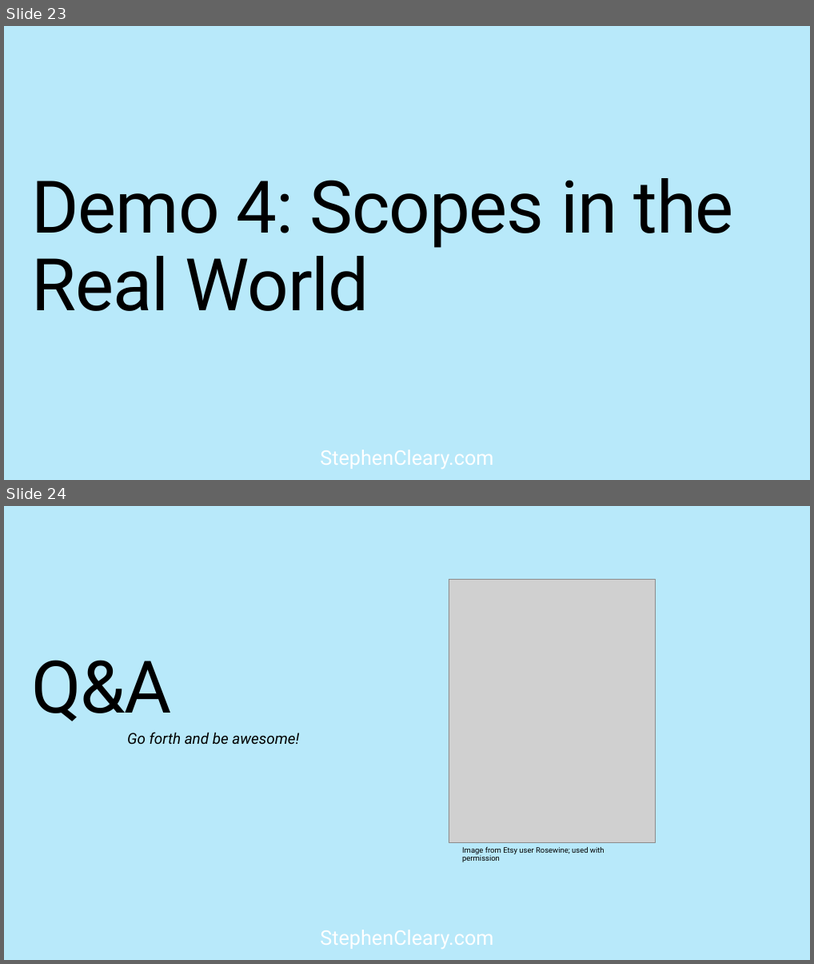
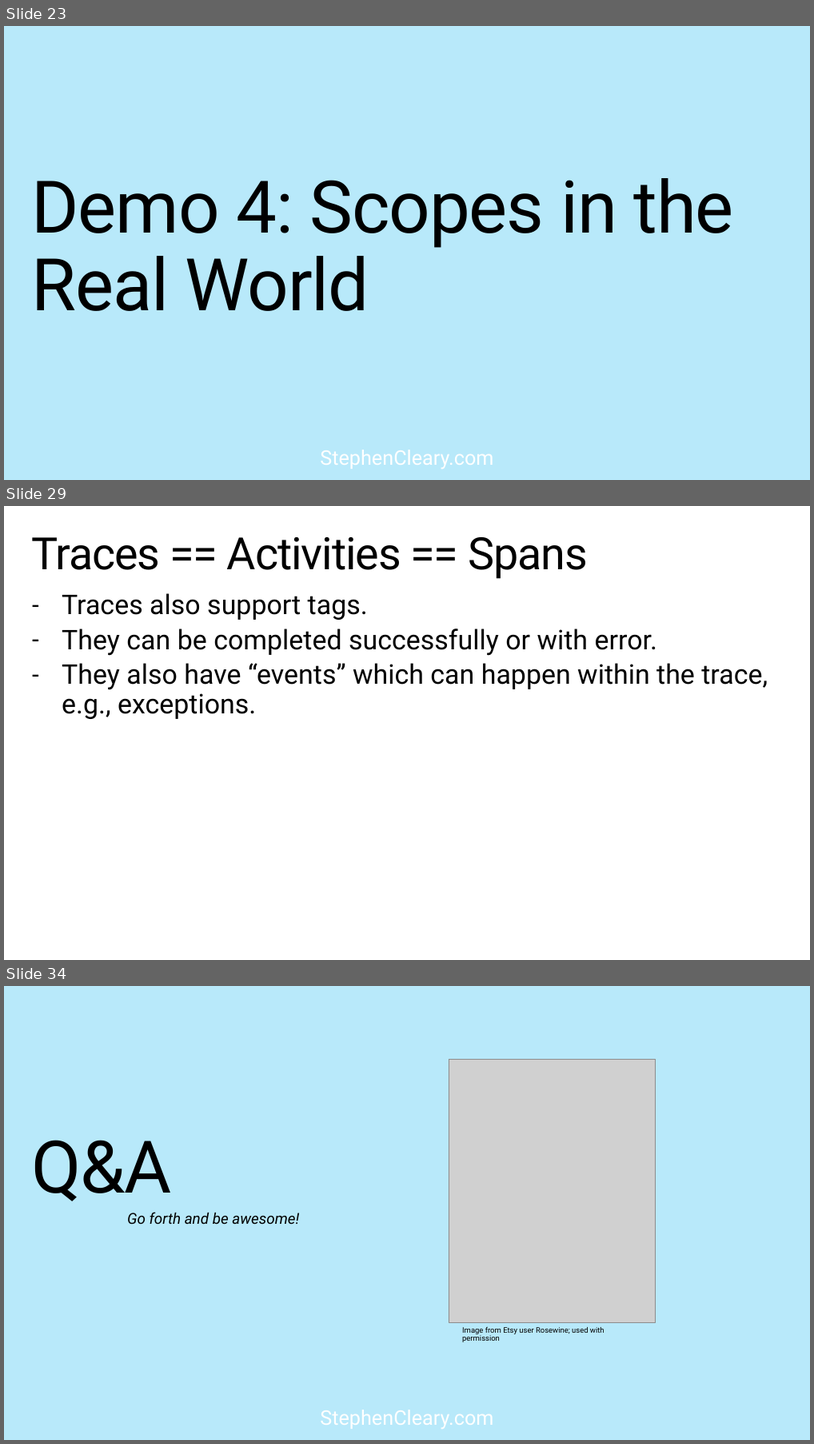
Before and after one commit to StephenCleary/Presentations, a slide deck: Telemetry/Logging Hero.pptx. Shown one above the other, each under a label of ours: slides 23 and 24 before the commit, slides 23, 29 and 34 after it; the slides between them are not shown. The pictures are 814x964 and 814x1444 pixels, drawn with LibreOffice and Linux fonts; fonts in the diff are those of the drawing; grey boxes stand for pictures; background and template pictures are left out. Boxes give left, top, right and bottom in pixels: in the first picture for what was removed or moved away, otherwise in the second. Text is boxed around its words. In the diff, an @@ line names an element or a change of style, - is before the commit and + after.

```diff
--- a/Telemetry/Logging Hero.pptx
+++ b/Telemetry/Logging Hero.pptx
@@ slide 29 added at (4,506,810,960), background picture (left out); not listed: 1 template element that a slide beside it also shows @@
@@ title added at (31,537,588,579), 52.9 pt, text #000000 @@
+Traces == Activities == Spans
@@ text added at (62,593,768,719), 32.4 pt, text #000000 @@
+– Traces also support tags.
+– They can be completed successfully or with error.
+– They also have “events” which can happen within the trace, e.g., exceptions.
@@ what was slide 24 is now slide 34 @@
```
Also in this commit, not shown: 4 slides changed, 9 other slides added, 1 other file.
